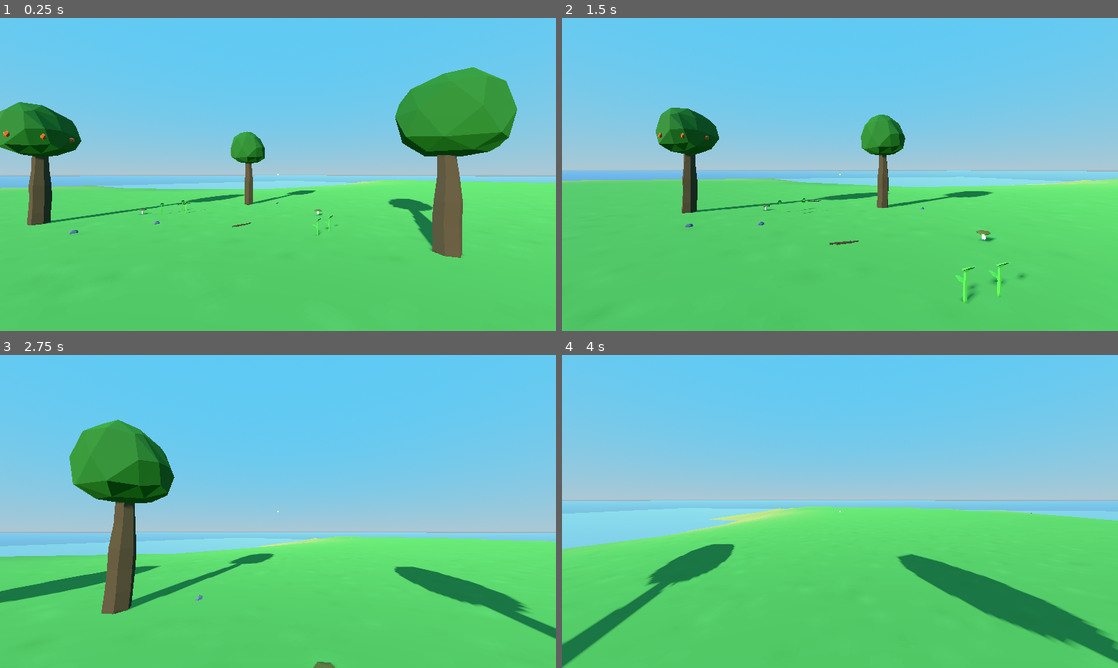
Above: before the commit, frames 1-4 (two rows, left to right).
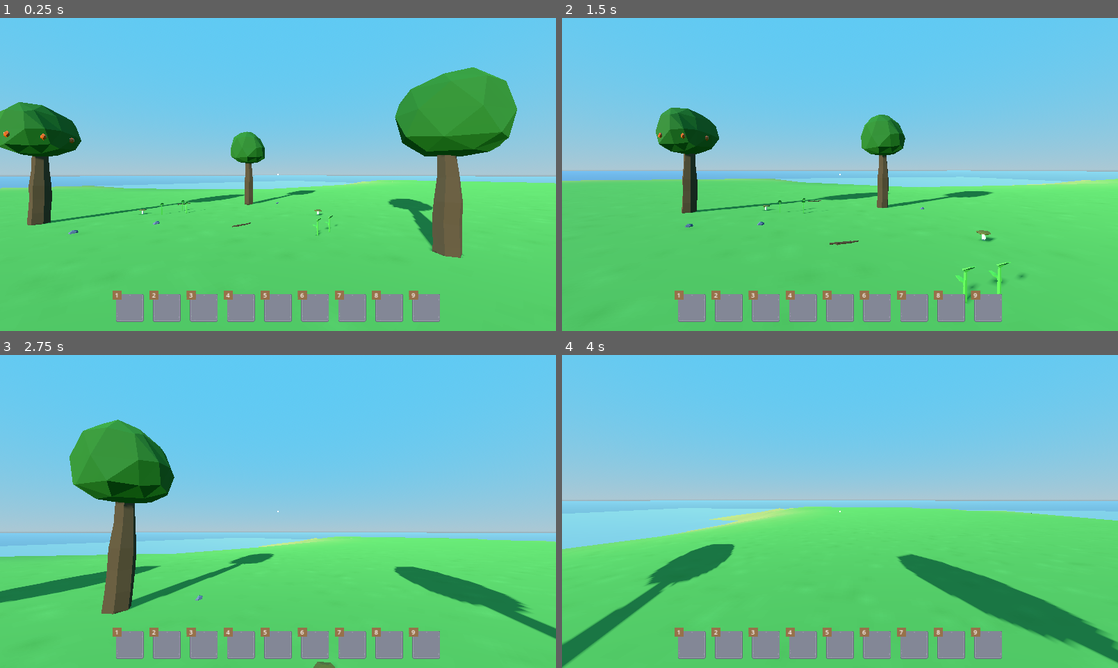
Above: after the commit, the same moments.

Repository: afarber/SurvivalGame
Game: Godot game, scene res://game/main_game.tscn
Same seed, same stepped clock (60 frames per second), same inputs: the game is played once before the commit and once after it.
Inputs (mouse positions are in pixels of both pictures, inside the frame that each line leads up to):
- Up to frame 1 (0.25 s): no input
- Up to frame 2 (1.5 s): tap Enter (ui_accept) at 0.5 s; move the mouse to (867, 174) at 0.52 s; hold W (move_forward) from 0.53 s (still down); tap E (interact) at 0.6 s; click (867, 174) at 0.67 s; tap Space (jump) at 0.77 s; move the mouse to (812, 174) at 1.27 s; tap Shift (sprint) at 1.35 s
- Up to frame 3 (2.75 s): keep holding W (move_forward); tap Space (jump) at 1.52 s; move the mouse to (289, 505) at 2.02 s; tap E (interact) at 2.1 s
- Up to frame 4 (4 s): keep holding W (move_forward); move the mouse to (834, 517) at 2.77 s; tap Shift (sprint) at 2.85 s; click (834, 517) at 2.92 s; tap Space (jump) at 3.02, 3.77 s; move the mouse to (878, 514) at 3.52 s; tap E (interact) at 3.6 s

The runs differ from the first frame. In frame 1, 4.3% of the frame differs, in the area x 20-80%, y 87-98%; in frame 2, 4.3%; in frame 3, 4.3%; in frame 4, 4.3%.

Commit message:
Add hotbar slots

Diff:
--- /dev/null
+++ b/ui/custom_nodes/hotbar_slot.gd
@@ -0,0 +1,6 @@
+extends InventorySlot
+
+class_name HotbarSlot
+
+func _ready() -> void:
+	$NumTextureRect/NumLabel.text = str(get_index() + 1)
--- /dev/null
+++ b/ui/custom_nodes/hotbar_slot.tscn
@@ -0,0 +1,33 @@
+[gd_scene load_steps=5 format=3 uid="uid://44dh76xdsxpd"]
+
+[ext_resource type="PackedScene" uid="uid://cx13reh88ypo6" path="res://ui/custom_nodes/inventory_slot.tscn" id="1_3bgb5"]
+[ext_resource type="Texture2D" uid="uid://l5yo3ih8aue8" path="res://textures/panel_blue.png" id="2_8soi8"]
+[ext_resource type="Script" path="res://ui/custom_nodes/hotbar_slot.gd" id="3_enkb6"]
+[ext_resource type="Texture2D" uid="uid://ci8mr30yoa35j" path="res://textures/panelInset_brown.png" id="3_mhhpc"]
+
+[node name="HotbarSlot" instance=ExtResource("1_3bgb5")]
+texture = ExtResource("2_8soi8")
+script = ExtResource("3_enkb6")
+
+[node name="NumTextureRect" type="TextureRect" parent="." index="1"]
+custom_minimum_size = Vector2(32, 32)
+layout_mode = 0
+offset_left = -12.0
+offset_top = -12.0
+offset_right = 20.0
+offset_bottom = 20.0
+texture = ExtResource("3_mhhpc")
+expand_mode = 1
+
+[node name="NumLabel" type="Label" parent="NumTextureRect" index="0"]
+layout_mode = 1
+anchors_preset = 15
+anchor_right = 1.0
+anchor_bottom = 1.0
+grow_horizontal = 2
+grow_vertical = 2
+theme_override_font_sizes/font_size = 22
+text = "
+"
+horizontal_alignment = 1
+vertical_alignment = 1
--- a/ui/hud/hud.tscn
+++ b/ui/hud/hud.tscn
@@ -1,6 +1,7 @@
-[gd_scene load_steps=2 format=3 uid="uid://ccnqpp7movpjs"]
+[gd_scene load_steps=3 format=3 uid="uid://ccnqpp7movpjs"]
 
 [ext_resource type="Texture2D" uid="uid://djfkixjmm1vve" path="res://textures/circle32.png" id="1_j14do"]
+[ext_resource type="PackedScene" uid="uid://44dh76xdsxpd" path="res://ui/custom_nodes/hotbar_slot.tscn" id="2_51vag"]
 
 [node name="HUD" type="Control"]
 layout_mode = 3
@@ -39,8 +40,35 @@
 theme_override_constants/margin_right = 32
 theme_override_constants/margin_bottom = 32
 
-[node name="HBoxContainer" type="HBoxContainer" parent="MarginContainer"]
+[node name="HotbarSlotContainer" type="HBoxContainer" parent="MarginContainer"]
 layout_mode = 2
 size_flags_vertical = 8
 theme_override_constants/separation = 32
 alignment = 1
+
+[node name="HotbarSlot" parent="MarginContainer/HotbarSlotContainer" instance=ExtResource("2_51vag")]
+layout_mode = 2
+
+[node name="HotbarSlot2" parent="MarginContainer/HotbarSlotContainer" instance=ExtResource("2_51vag")]
+layout_mode = 2
+
+[node name="HotbarSlot3" parent="MarginContainer/HotbarSlotContainer" instance=ExtResource("2_51vag")]
+layout_mode = 2
+
+[node name="HotbarSlot4" parent="MarginContainer/HotbarSlotContainer" instance=ExtResource("2_51vag")]
+layout_mode = 2
+
+[node name="HotbarSlot5" parent="MarginContainer/HotbarSlotContainer" instance=ExtResource("2_51vag")]
+layout_mode = 2
+
+[node name="HotbarSlot6" parent="MarginContainer/HotbarSlotContainer" instance=ExtResource("2_51vag")]
+layout_mode = 2
+
+[node name="HotbarSlot7" parent="MarginContainer/HotbarSlotContainer" instance=ExtResource("2_51vag")]
+layout_mode = 2
+
+[node name="HotbarSlot8" parent="MarginContainer/HotbarSlotContainer" instance=ExtResource("2_51vag")]
+layout_mode = 2
+
+[node name="HotbarSlot9" parent="MarginContainer/HotbarSlotContainer" instance=ExtResource("2_51vag")]
+layout_mode = 2
Binary file changed: screenshot.png
